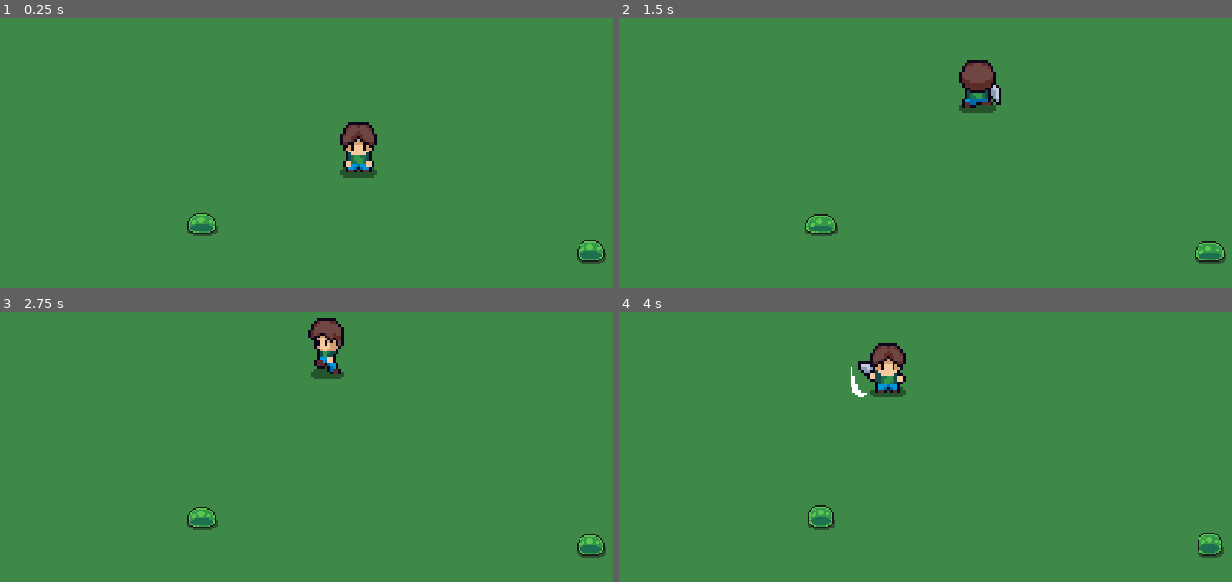
Above: before the commit, frames 1-4 (two rows, left to right).
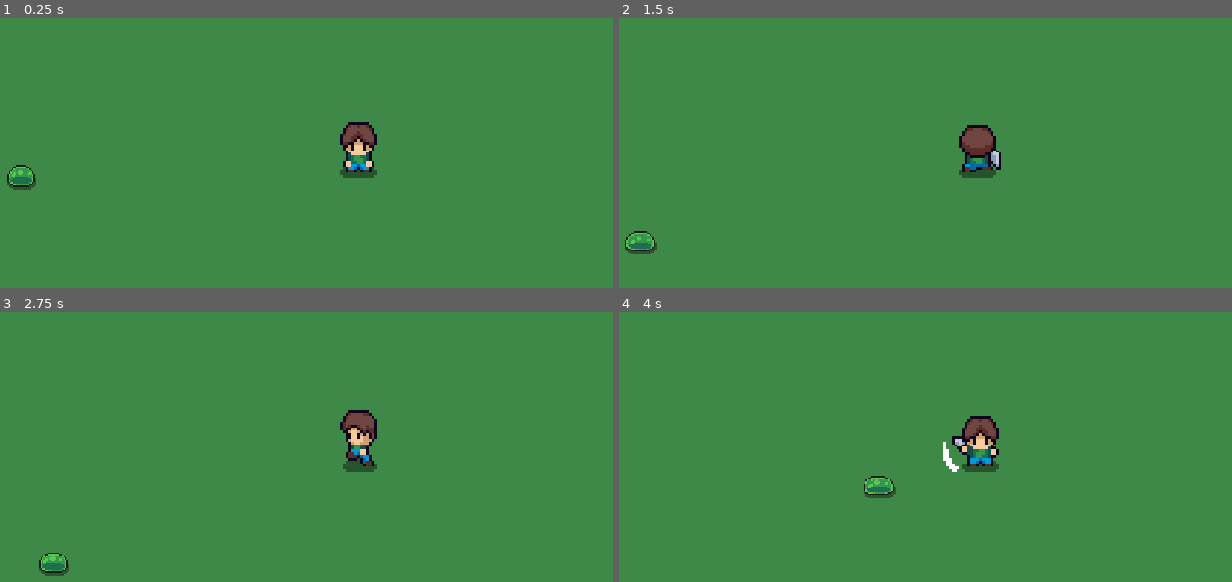
Above: after the commit, the same moments.

Repository: Xeon-MB/Sliv
Game: Godot game, scene res://scenes/game.tscn
Same seed, same stepped clock (60 frames per second), same inputs: the game is played once before the commit and once after it.
Inputs (mouse positions are in pixels of both pictures, inside the frame that each line leads up to):
- Up to frame 1 (0.25 s): no input
- Up to frame 2 (1.5 s): move the mouse to (937, 242) at 0.52 s; hold W (cima) from 0.53 s (still down); click (937, 242) at 0.6 s; move the mouse to (1219, 220) at 1.27 s; click (1219, 220) at 1.35 s
- Up to frame 3 (2.75 s): move the mouse to (122, 379) at 2.02 s; release W (cima) at 2.03 s; hold A (esquerda) from 2.03 s (still down); click (122, 379) at 2.1 s
- Up to frame 4 (4 s): move the mouse to (1017, 447) at 2.77 s; click (1017, 447) at 2.85 s; move the mouse to (858, 333) at 3.52 s; release A (esquerda) at 3.53 s; hold S (baixo) from 3.53 s (still down); click (858, 333) at 3.6 s

The runs differ from the first frame. In frame 1, 0.8% of the frame differs, in the area x 1-99%, y 54-92%; in frame 2, 2.9%; in frame 3, 2.9%; in frame 4, 3.2%, in the area x 30-99%, y 11-92%.

Commit message:
IA basica add

Diff:
--- a/scenes/game.tscn
+++ b/scenes/game.tscn
@@ -55,12 +55,8 @@
 [node name="Player" parent="." unique_id=1632118775 instance=ExtResource("1_uwrxv")]
 position = Vector2(1, -2)
 
-[node name="Camera2D" type="Camera2D" parent="." unique_id=432895720]
-position = Vector2(1, -2)
+[node name="Camera2D" type="Camera2D" parent="Player" unique_id=432895720]
 zoom = Vector2(4, 4)
 
 [node name="Slime" parent="." unique_id=1699978530 instance=ExtResource("10_vtaks")]
-position = Vector2(-56, 23)
-
-[node name="Slime2" parent="." unique_id=2118909740 instance=ExtResource("10_vtaks")]
-position = Vector2(84, 33)
+position = Vector2(-121, 6)
--- a/scenes/player.tscn
+++ b/scenes/player.tscn
@@ -420,6 +420,9 @@
 "name": &"walking_up",
 "speed": 7.0
 }]
+
+[sub_resource type="RectangleShape2D" id="RectangleShape2D_xvf33"]
+size = Vector2(11, 8)
 
 [sub_resource type="RectangleShape2D" id="RectangleShape2D_ebum8"]
 size = Vector2(15, 15)
@@ -433,12 +436,17 @@
 autoplay = "idle_front"
 frame = 1
 
+[node name="CollisionShape2D" type="CollisionShape2D" parent="." unique_id=1047303860]
+position = Vector2(-0.5, 6)
+shape = SubResource("RectangleShape2D_xvf33")
+
 [node name="SwingSword" type="AudioStreamPlayer2D" parent="." unique_id=1688347943]
 stream = ExtResource("3_qhqgy")
 pitch_scale = 3.0
 
 [node name="hitbox" type="Area2D" parent="." unique_id=787631117]
 position = Vector2(7.5, -0.5)
+collision_mask = 2
 
 [node name="CollisionShape2D" type="CollisionShape2D" parent="hitbox" unique_id=1332513042]
 shape = SubResource("RectangleShape2D_ebum8")
--- a/scenes/slime.tscn
+++ b/scenes/slime.tscn
@@ -1,6 +1,7 @@
 [gd_scene format=3 uid="uid://bbnkkj6sus5o4"]
 
 [ext_resource type="Texture2D" uid="uid://dvbgucu3idlhj" path="res://assets/images/enemies/Slime_Green.png" id="1_371uh"]
+[ext_resource type="Script" uid="uid://dh8jwkgsse472" path="res://scripts/slime.gd" id="1_p2gj0"]
 
 [sub_resource type="AtlasTexture" id="AtlasTexture_p2gj0"]
 atlas = ExtResource("1_371uh")
@@ -163,7 +164,13 @@
 [sub_resource type="CircleShape2D" id="CircleShape2D_ebum8"]
 radius = 6.0
 
+[sub_resource type="CircleShape2D" id="CircleShape2D_xvf33"]
+radius = 100.0
+
 [node name="Slime" type="CharacterBody2D" unique_id=1699978530]
+collision_layer = 2
+collision_mask = 0
+script = ExtResource("1_p2gj0")
 
 [node name="AnimatedSprite2D" type="AnimatedSprite2D" parent="." unique_id=1202933716]
 scale = Vector2(0.5, 0.5)
@@ -173,3 +180,11 @@
 
 [node name="CollisionShape2D" type="CollisionShape2D" parent="." unique_id=86687060]
 shape = SubResource("CircleShape2D_ebum8")
+
+[node name="Sight" type="Area2D" parent="." unique_id=715841970]
+
+[node name="CollisionShape2D" type="CollisionShape2D" parent="Sight" unique_id=1635641678]
+shape = SubResource("CircleShape2D_xvf33")
+
+[connection signal="body_entered" from="Sight" to="." method="_on_sight_body_entered"]
+[connection signal="body_exited" from="Sight" to="." method="_on_sight_body_exited"]
--- a/scripts/player.gd
+++ b/scripts/player.gd
@@ -83,5 +83,4 @@
 
 func _on_hitbox_body_entered(body: Node2D) -> void:
 	if atacking and body.name.begins_with("Slime"):
-		print(body.name)
-		print("hit")
+		body.leva_dano(50)
--- /dev/null
+++ b/scripts/slime.gd
@@ -0,0 +1,43 @@
+extends CharacterBody2D
+
+
+const SPEED = 50
+var target = null
+var healthy: int = 100
+@onready var animated_sprite_2d: AnimatedSprite2D = $AnimatedSprite2D
+@onready var slime: CharacterBody2D = $"."
+
+func _process(delta: float) -> void:
+	if healthy <= 0:
+		morre()
+
+func _physics_process(delta: float) -> void:
+	if target :
+		_ataque(delta)
+
+func _ataque(delta: float) -> void:
+	var direction = (target.position - position).normalized()
+	position += direction * SPEED * delta
+	animated_sprite_2d.play("atacking")
+
+func leva_dano(damage: int) -> void:
+	healthy -= damage
+	print(healthy)
+
+
+func _on_sight_body_entered(body: Node2D) -> void:
+	if body.name == "Player":
+		target = body
+
+
+func _on_sight_body_exited(body: Node2D) -> void:
+	if body.name == "Player":
+		target = null
+		animated_sprite_2d.play("idle")
+
+
+func morre() -> void:
+	animated_sprite_2d.play("die")
+	set_physics_process(false)
+	await animated_sprite_2d.animation_finished
+	queue_free()
Not shown, added: scripts/slime.gd.uid
Not shown, added: assets/images/audio/751338__qubodup__slime-attack-1.flac
Not shown, added: assets/images/player/751338__qubodup__slime-attack-1.flac
